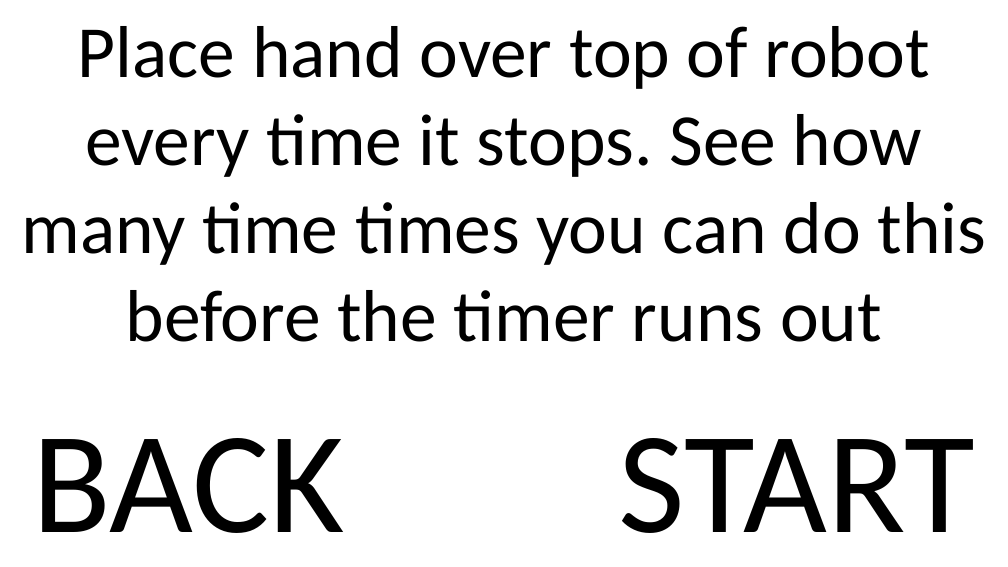
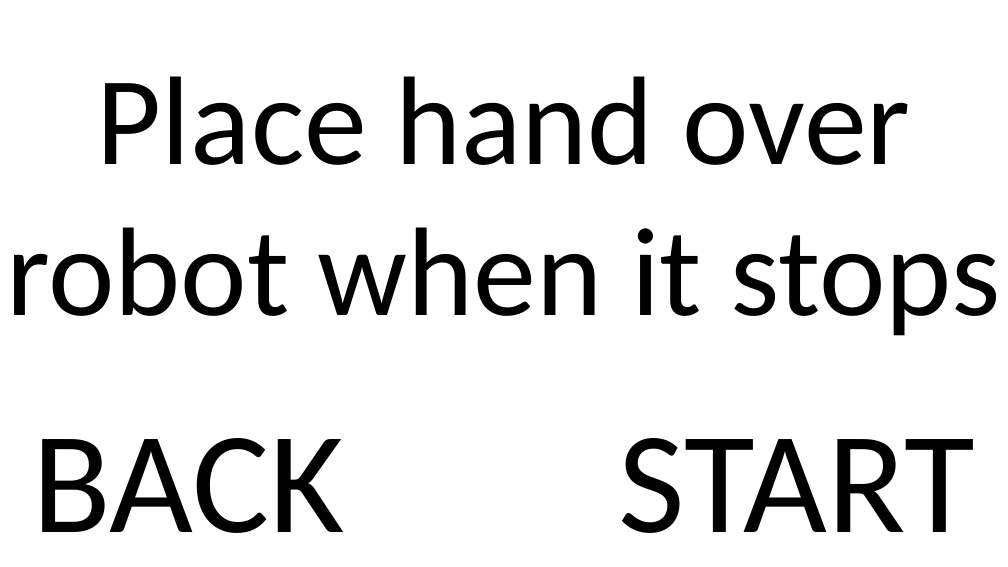
Before and after one commit to SimonRockhold/StrokeRehabRobotCapstone, a slide deck: slide 5 of Experiments/OLED_Screen/doc/screen_deck.pptx. Drawn at 1008x567 pixels with LibreOffice and Linux fonts; fonts in the diff are those of the drawing. Boxes give left, top, right and bottom in pixels: in the first picture for what was removed or moved away, otherwise in the second. Text is boxed around its words. In the diff, an @@ line names an element or a change of style, - is before the commit and + after.

Commit message:
additional screen deck updates
simplified guide page

```diff
--- a/Experiments/OLED_Screen/doc/screen_deck.pptx
+++ b/Experiments/OLED_Screen/doc/screen_deck.pptx
@@ text at [6,76,1001,336]: text changed; size 70 to 120 pt @@
-Place hand over top of robot every time it stops. See how many time times you can do this before the timer runs out
+Place hand over robot when it stops
```
